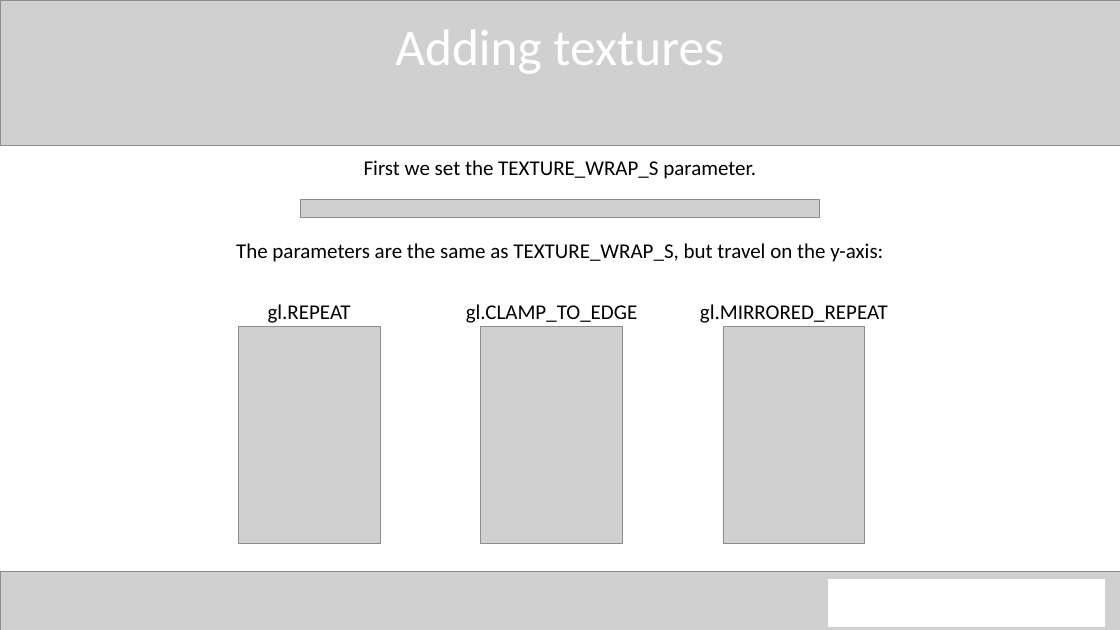
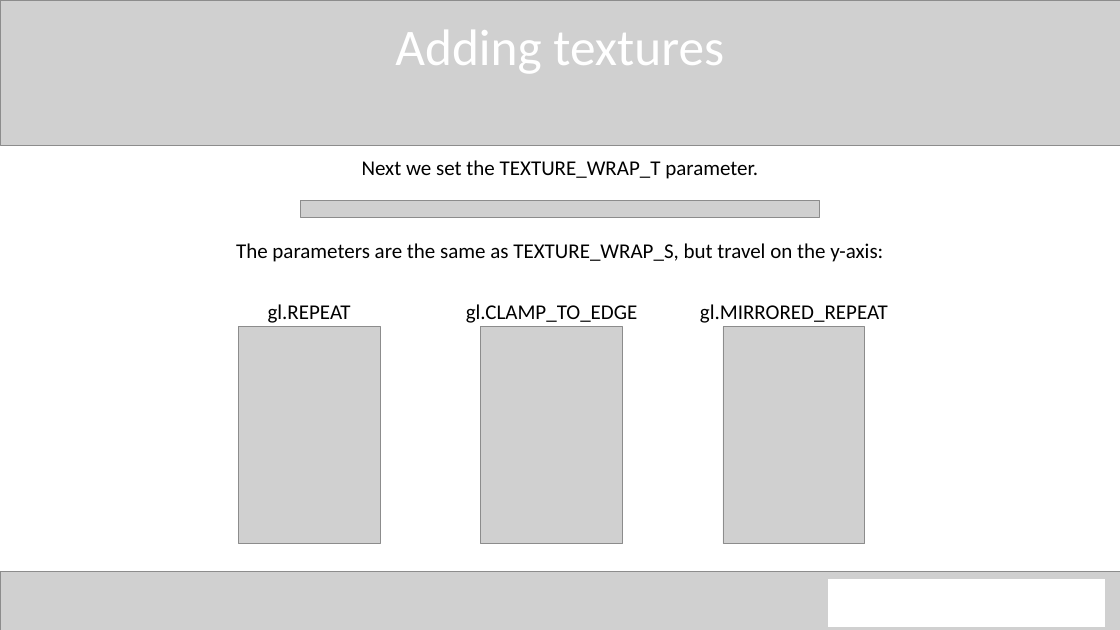
Before and after one commit to QuincyJacobs/WebGLTutorial, a slide deck: slide 73 of Presentation/Presentation WebGL.pptx (slide 72 before the commit). Drawn at 1120x630 pixels with LibreOffice and Linux fonts; fonts in the diff are those of the drawing; grey boxes stand for pictures. Boxes give left, top, right and bottom in pixels: in the first picture for what was removed or moved away, otherwise in the second. Text is boxed around its words. In the diff, an @@ line names an element or a change of style, - is before the commit and + after.

```diff
--- a/Presentation/Presentation WebGL.pptx
+++ b/Presentation/Presentation WebGL.pptx
@@ text at [362, 160, 758, 179]: text changed @@
-First we set the TEXTURE_WRAP_S parameter.
+Next we set the TEXTURE_WRAP_T parameter.
```
Also in this commit, not shown: 1 other slide changed.
